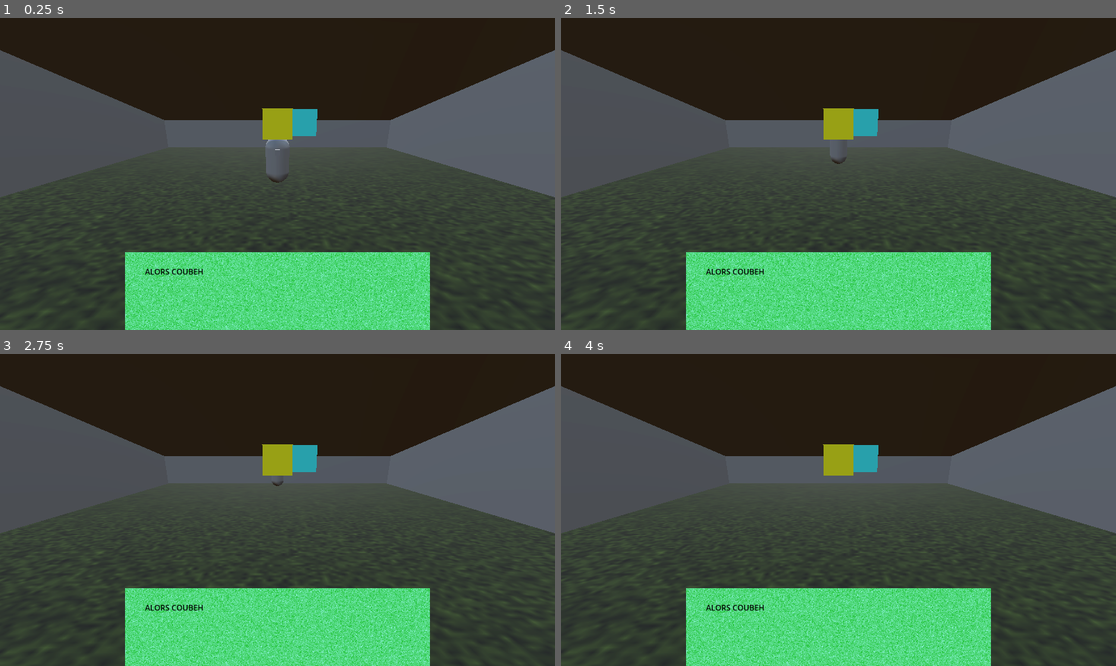
Above: before the commit, frames 1-4 (two rows, left to right).
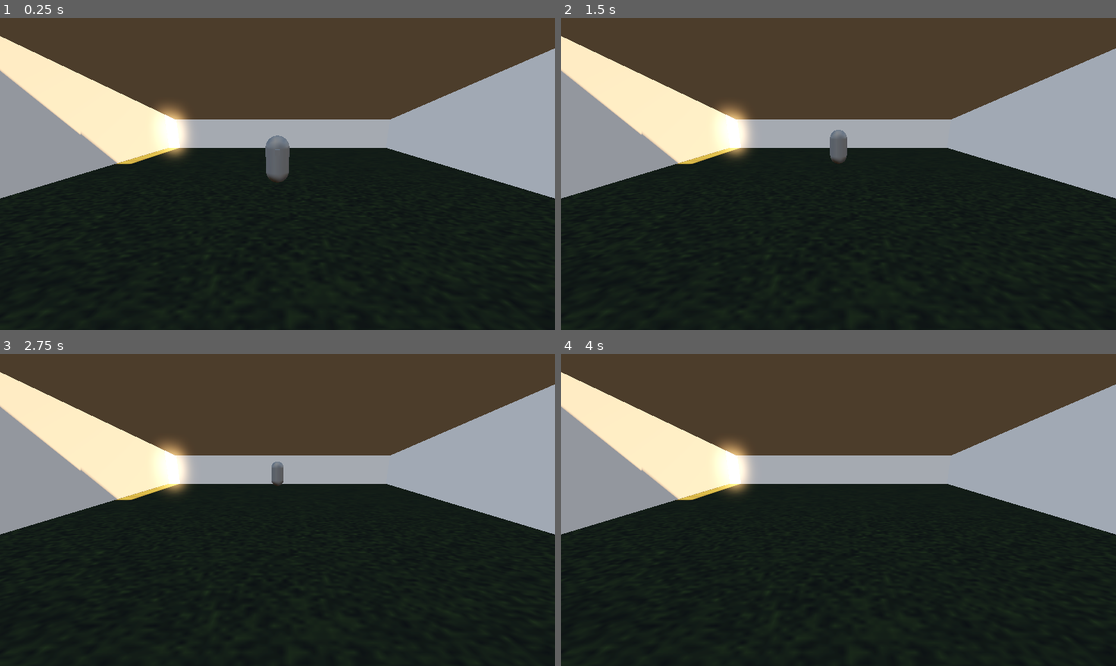
Above: after the commit, the same moments.

Repository: EDK-pro/mamie_kaki
Game: Godot game, scene res://scene/greyblock_scene.tscn
The game is run twice, just before and just after one commit, with the same random seed, the same clock (stepped at 60 frames per second) and the same inputs. The project has no main scene, so this scene is started directly.
Inputs (mouse positions are in pixels of both pictures, inside the frame that each line leads up to):
- Up to frame 1 (0.25 s): no input
- Up to frame 2 (1.5 s): tap Enter (ui_accept) at 0.5, 0.77 s; move the mouse to (866, 174) at 0.52 s; press the mouse at (866, 174) at 0.53 s; hold W (avancer) from 0.53 s (still down); move the mouse to (810, 174) at 1.27 s; release the mouse at (810, 174) at 1.28 s; tap S (reculer) at 1.35 s
- Up to frame 3 (2.75 s): keep holding W (avancer); tap Enter (ui_accept) at 1.52, 2 s; move the mouse to (288, 503) at 2.02 s; hold F from 2.03 s (still down)
- Up to frame 4 (4 s): keep holding W (avancer); move the mouse to (832, 516) at 2.77 s; release F at 2.78 s; tap Space at 2.85 s; tap Enter (ui_accept) at 3.02, 3.5, 3.77 s; move the mouse to (877, 513) at 3.52 s; press the mouse at (877, 513) at 3.53 s

The runs differ from the first frame. In frame 1, 99% of the frame differs, in the area x 0-100%, y 0-100%; in frame 2, 100%; in frame 3, 100%; in frame 4, 100%.

Commit message:
Lumiere et Fin Camera

Diff:
--- a/scene/Texte_Souvenir.tscn
+++ b/scene/Texte_Souvenir.tscn
@@ -13,6 +13,43 @@
 height = 128
 color_ramp = SubResource("Gradient_6lwbu")
 noise = SubResource("FastNoiseLite_r2143")
+
+[sub_resource type="Animation" id="Animation_krla0"]
+resource_name = "textbar"
+length = 2.5
+tracks/0/type = "value"
+tracks/0/imported = false
+tracks/0/enabled = true
+tracks/0/path = NodePath("TextureRect:position")
+tracks/0/interp = 1
+tracks/0/loop_wrap = true
+tracks/0/keys = {
+"times": PackedFloat32Array(0, 0.5, 1, 1.63333, 2, 2.5),
+"transitions": PackedFloat32Array(1, 1, 1, 1, 0.435275, 9.84915),
+"update": 0,
+"values": [Vector2(259.5, 661), Vector2(259.5, 630), Vector2(259.5, 625), Vector2(259.5, 448), Vector2(259.5, 442), Vector2(259.5, 460)]
+}
+
+[sub_resource type="Animation" id="Animation_3b015"]
+length = 0.001
+tracks/0/type = "value"
+tracks/0/imported = false
+tracks/0/enabled = true
+tracks/0/path = NodePath("TextureRect:position")
+tracks/0/interp = 1
+tracks/0/loop_wrap = true
+tracks/0/keys = {
+"times": PackedFloat32Array(0),
+"transitions": PackedFloat32Array(1),
+"update": 0,
+"values": [Vector2(256, 654)]
+}
+
+[sub_resource type="AnimationLibrary" id="AnimationLibrary_xr34n"]
+_data = {
+"RESET": SubResource("Animation_3b015"),
+"textbar": SubResource("Animation_krla0")
+}
 
 [node name="Control" type="Control"]
 layout_mode = 3
@@ -29,9 +66,10 @@
 anchor_top = 1.0
 anchor_right = 0.5
 anchor_bottom = 1.0
-offset_left = -316.0
-offset_top = -162.0
-offset_right = 317.0
+offset_left = -320.0
+offset_top = 6.0
+offset_right = 313.0
+offset_bottom = 168.0
 grow_horizontal = 2
 grow_vertical = 0
 texture = SubResource("NoiseTexture2D_52crt")
@@ -45,3 +83,8 @@
 offset_bottom = 221.0
 mouse_filter = 1
 text = "ALORS COUBEH"
+
+[node name="AnimationPlayer" type="AnimationPlayer" parent="."]
+libraries = {
+"": SubResource("AnimationLibrary_xr34n")
+}
--- a/scene/elise_bordel.tscn
+++ b/scene/elise_bordel.tscn
@@ -4,7 +4,7 @@
 [ext_resource type="Material" uid="uid://xo2ofojwlug8" path="res://script/shader_outline.tres" id="1_xc3ox"]
 [ext_resource type="PackedScene" uid="uid://bwjim2twt32uf" path="res://scene/mamie.tscn" id="2_xkmfd"]
 [ext_resource type="Shader" path="res://script/shader_outline_V2.gdshader" id="3_y1xnc"]
-[ext_resource type="PackedScene" uid="uid://chi586ssubep1" path="res://scene/Nintendo DS.glb" id="4_4rggj"]
+[ext_resource type="PackedScene" uid="uid://chi586ssubep1" path="res://asset/asset_visuel/Nintendo DS.glb" id="4_4rggj"]
 [ext_resource type="PackedScene" uid="uid://dw3vpvlrsjxfs" path="res://scene/objets_base.tscn" id="4_q1jdm"]
 
 [sub_resource type="ProceduralSkyMaterial" id="ProceduralSkyMaterial_xmwlm"]
--- a/scene/greyblock_scene.tscn
+++ b/scene/greyblock_scene.tscn
@@ -6,8 +6,8 @@
 [ext_resource type="Script" path="res://addons/phantom_camera/scripts/resources/tween_resource.gd" id="3_l1xyf"]
 [ext_resource type="Script" path="res://addons/phantom_camera/scripts/phantom_camera_host/phantom_camera_host.gd" id="3_nbc5r"]
 [ext_resource type="Script" path="res://addons/phantom_camera/scripts/resources/camera_3d_resource.gd" id="4_eic3h"]
-[ext_resource type="PackedScene" uid="uid://chi586ssubep1" path="res://scene/Nintendo DS.glb" id="7_agyvh"]
-[ext_resource type="PackedScene" uid="uid://g7und5rhuylg" path="res://scene/table_chaise.glb" id="7_mlwqy"]
+[ext_resource type="PackedScene" uid="uid://chi586ssubep1" path="res://asset/asset_visuel/Nintendo DS.glb" id="7_agyvh"]
+[ext_resource type="PackedScene" uid="uid://g7und5rhuylg" path="res://asset/asset_visuel/table_chaise.glb" id="7_mlwqy"]
 [ext_resource type="PackedScene" uid="uid://dw3vpvlrsjxfs" path="res://scene/objets_base.tscn" id="8_mqrtj"]
 [ext_resource type="PackedScene" uid="uid://cc1jveh1jjmrc" path="res://scene/Texte_Souvenir.tscn" id="10_mlifd"]
 
@@ -24,14 +24,29 @@
 tonemap_mode = 2
 glow_enabled = true
 
+[sub_resource type="StandardMaterial3D" id="StandardMaterial3D_avpkt"]
+
 [sub_resource type="BoxMesh" id="BoxMesh_5rbto"]
-size = Vector3(20, 25, 0.2)
+material = SubResource("StandardMaterial3D_avpkt")
+size = Vector3(25, 25, 0.5)
+
+[sub_resource type="BoxShape3D" id="BoxShape3D_mfogb"]
+size = Vector3(25, 25, 0.5)
+
+[sub_resource type="StandardMaterial3D" id="StandardMaterial3D_3762b"]
 
 [sub_resource type="BoxMesh" id="BoxMesh_k43oc"]
+material = SubResource("StandardMaterial3D_3762b")
 size = Vector3(20, 0.3, 15)
 
+[sub_resource type="BoxShape3D" id="BoxShape3D_f4sxw"]
+size = Vector3(20, 0.3, 15)
+
+[sub_resource type="StandardMaterial3D" id="StandardMaterial3D_5ijv2"]
+
 [sub_resource type="BoxMesh" id="BoxMesh_tsk8i"]
-size = Vector3(20, 10, 0.3)
+material = SubResource("StandardMaterial3D_5ijv2")
+size = Vector3(20, 9, 0.3)
 
 [sub_resource type="FastNoiseLite" id="FastNoiseLite_1wuyl"]
 noise_type = 3
@@ -134,6 +149,18 @@
 near = 0.05
 far = 4000.0
 
+[sub_resource type="BoxMesh" id="BoxMesh_p1o7i"]
+size = Vector3(20, 1, 0.5)
+
+[sub_resource type="BoxMesh" id="BoxMesh_2p1pb"]
+size = Vector3(20, 1, 0.5)
+
+[sub_resource type="BoxMesh" id="BoxMesh_87xni"]
+size = Vector3(6, 6, 0.5)
+
+[sub_resource type="BoxMesh" id="BoxMesh_y5t1p"]
+size = Vector3(6, 6, 0.5)
+
 [node name="Greyblock_scene" type="Node3D" node_paths=PackedStringArray("pcam_milieu", "pcam_gauche", "pcam_droite", "cam_proche", "mamie")]
 script = ExtResource("1_a1d8j")
 pcam_milieu = NodePath("PhantomCameraMilieu")
@@ -149,11 +176,15 @@
 transform = Transform3D(1, 0, 0, 0, 1, 0, 0, 0, 1, 0, 0.741642, 0)
 
 [node name="MeshInstance3D" type="MeshInstance3D" parent="StaticBody3D2"]
-transform = Transform3D(1, 0, 0, 0, 1, 0, 0, 0, 1, 0, 0, -10)
+transform = Transform3D(1, 0, 0, 0, 1, 0, 0, 0, 1, -1.29952, 0, -10)
 mesh = SubResource("BoxMesh_5rbto")
+
+[node name="CollisionShape3D" type="CollisionShape3D" parent="StaticBody3D2/MeshInstance3D"]
+shape = SubResource("BoxShape3D_mfogb")
 
 [node name="MeshInstance3D2" type="MeshInstance3D" parent="StaticBody3D2"]
 transform = Transform3D(1, 0, 0, 0, 1, 0, 0, 0, 1, 0, 0, 10)
+visible = false
 mesh = SubResource("BoxMesh_5rbto")
 
 [node name="MeshInstance3D3" type="MeshInstance3D" parent="StaticBody3D2"]
@@ -166,8 +197,11 @@
 skeleton = NodePath("../MeshInstance3D2")
 
 [node name="MeshInstance3D6" type="MeshInstance3D" parent="StaticBody3D2"]
-transform = Transform3D(1, 0, 0, 0, 0.968152, 0.250363, 0, -0.250363, 0.968152, 0, 3.7955, -2.8524)
+transform = Transform3D(1, 0, 0, 0, 0.968152, 0.250363, 0, -0.250363, 0.968152, 1.15509, 3.7955, -2.85374)
 mesh = SubResource("BoxMesh_k43oc")
+
+[node name="CollisionShape3D" type="CollisionShape3D" parent="StaticBody3D2/MeshInstance3D6"]
+shape = SubResource("BoxShape3D_f4sxw")
 
 [node name="MeshInstance3D5" type="MeshInstance3D" parent="StaticBody3D2"]
 transform = Transform3D(1, 0, 0, 0, 0.573462, 0.819232, 0, -0.819232, 0.573462, 0, 4.03618, 6.99729)
@@ -182,7 +216,12 @@
 shape = SubResource("BoxShape3D_6flvy")
 
 [node name="DirectionalLight3D" type="DirectionalLight3D" parent="."]
-transform = Transform3D(1, 0, 0, 0, -0.708759, 0.705451, 0, -0.705451, -0.708759, 0, 15.2537, 0)
+transform = Transform3D(1, 0, 0, 0, 0.68962, 0.724172, 0, -0.724172, 0.68962, 0, 15.2537, 0)
+light_color = Color(1, 0.654902, 0.270588, 1)
+light_energy = 16.0
+light_angular_distance = 8.49
+shadow_enabled = true
+shadow_bias = 0.3
 
 [node name="Mamie" parent="." instance=ExtResource("1_78l3u")]
 transform = Transform3D(1, 0, 0, 0, 1, 0, 0, 0, 1, 0, 1.13238, 0)
@@ -262,6 +301,25 @@
 follow_distance = 2.0
 spring_length = 2.0
 
+[node name="Fenetre" type="StaticBody3D" parent="."]
+transform = Transform3D(1, 0, 0, 0, 1, 0, 0, 0, 1, 0, 3.2683, 0)
+
+[node name="MeshInstance3D" type="MeshInstance3D" parent="Fenetre"]
+transform = Transform3D(1, 0, 0, 0, 1, 0, 0, 0, 1, 0, -2.799, 10)
+mesh = SubResource("BoxMesh_p1o7i")
+
+[node name="MeshInstance3D2" type="MeshInstance3D" parent="Fenetre"]
+transform = Transform3D(1, 0, 0, 0, 1, 0, 0, 0, 1, 0, -0.259756, 10)
+mesh = SubResource("BoxMesh_2p1pb")
+
+[node name="MeshInstance3D3" type="MeshInstance3D" parent="Fenetre"]
+transform = Transform3D(1, 0, 0, 0, 1, 0, 0, 0, 1, 7.614, 0, 10)
+mesh = SubResource("BoxMesh_87xni")
+
+[node name="MeshInstance3D4" type="MeshInstance3D" parent="Fenetre"]
+transform = Transform3D(1, 0, 0, 0, 1, 0, 0, 0, 1, -7.6093, 0, 10)
+mesh = SubResource("BoxMesh_y5t1p")
+
 [connection signal="body_entered" from="Area_trigger/Droite" to="." method="_on_droite_body_entered"]
 [connection signal="body_entered" from="Area_trigger/Milieu" to="." method="_on_milieu_body_entered"]
 [connection signal="body_entered" from="Area_trigger/Gauche" to="." method="_on_gauche_body_entered"]
--- a/scene/mamie.tscn
+++ b/scene/mamie.tscn
@@ -76,7 +76,7 @@
 mouse_filter = 2
 
 [node name="Guizmo" type="Node3D" parent="."]
-transform = Transform3D(1, 0, 0, 0, 1, 0, 0, 0, 1, 0, 1.54286, 0)
+transform = Transform3D(1, 0, 0, 0, 1, 0, 0, 0, 1, 0, -2.74598, 0)
 
 [node name="Guizmo_base" type="MeshInstance3D" parent="Guizmo"]
 mesh = SubResource("BoxMesh_fgok3")
--- a/scene/salle_test.tscn
+++ b/scene/salle_test.tscn
@@ -1,6 +1,6 @@
 [gd_scene load_steps=7 format=3 uid="uid://n6wxbakib46q"]
 
-[ext_resource type="PackedScene" uid="uid://chi586ssubep1" path="res://scene/Nintendo DS.glb" id="1_umgf5"]
+[ext_resource type="PackedScene" uid="uid://chi586ssubep1" path="res://asset/asset_visuel/Nintendo DS.glb" id="1_umgf5"]
 
 [sub_resource type="ProceduralSkyMaterial" id="ProceduralSkyMaterial_cm55a"]
 sky_top_color = Color(0.18038, 0.440774, 0.799813, 1)
Renamed: scene/Nintendo DS.glb -> asset/asset_visuel/Nintendo DS.glb
Renamed: scene/banc.glb -> asset/asset_visuel/banc.glb
Renamed: scene/buisson.glb -> asset/asset_visuel/buisson.glb
Renamed: scene/table_chaise.glb -> asset/asset_visuel/table_chaise.glb
Renamed: scene/tombe.glb -> asset/asset_visuel/tombe.glb
Not shown, removed: scene/Nintendo DS.glb.import
Not shown: 1 places in scene/Texte_Souvenir.tscn that only renumber resources
Not shown, removed: scene/banc.glb.import
Not shown, removed: scene/buisson.glb.import
Not shown: 1 places in scene/greyblock_scene.tscn that only renumber resources
Not shown, removed: scene/table_chaise.glb.import
Not shown, removed: scene/tombe.glb.import
